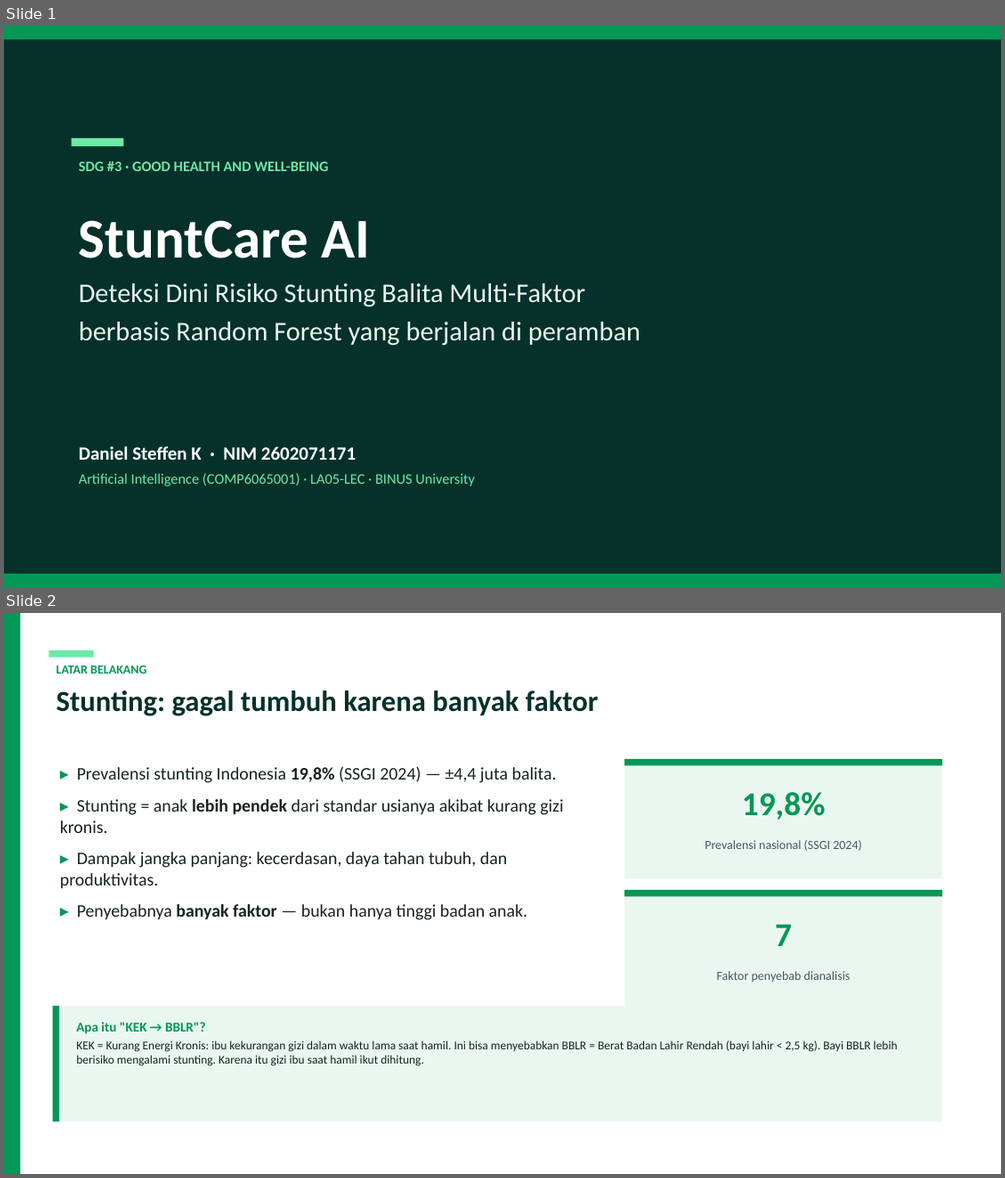
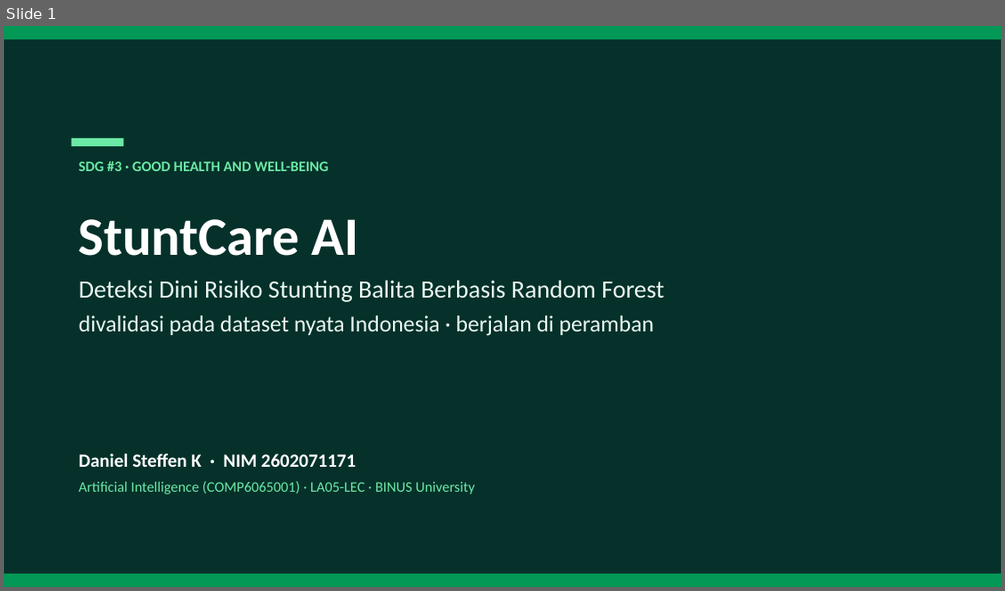
Before and after one commit to steffenkwik/machinelearning-ai, a slide deck: StuntCare_AI_Presentation.pptx. Shown one above the other, each under a label of ours: slides 1 and 2 before the commit, slide 1 after it. The pictures are 1005x1178 and 1005x591 pixels, drawn with LibreOffice and Linux fonts; fonts in the diff are those of the drawing. Boxes give left, top, right and bottom in pixels: in the first picture for what was removed or moved away, otherwise in the second. Text is boxed around its words. In the diff, an @@ line names an element or a change of style, - is before the commit and + after.

```diff
--- a/StuntCare_AI_Presentation.pptx
+++ b/StuntCare_AI_Presentation.pptx
@@ slide 2 removed at bbox=[4, 613, 1001, 1174], background #FFFFFF @@
@@ rectangle removed at bbox=[4, 613, 20, 1174] @@
@@ rectangle removed at bbox=[48, 650, 94, 657] @@
@@ text removed at bbox=[57, 665, 146, 674] @@
-LATAR BELAKANG
@@ text removed at bbox=[57, 690, 599, 716] @@
-Stunting: gagal tumbuh karena banyak faktor
@@ text removed at bbox=[60, 766, 563, 920] @@
-▸ Prevalensi stunting Indonesia 19,8% (SSGI 2024) — ±4,4 juta balita.
-▸ Stunting = anak lebih pendek dari standar usianya akibat kurang gizi kronis.
-▸ Dampak jangka panjang: kecerdasan, daya tahan tubuh, dan produktivitas.
-▸ Penyebabnya banyak faktor — bukan hanya tinggi badan anak.
@@ rectangle removed at bbox=[624, 759, 942, 878] @@
@@ rectangle removed at bbox=[624, 759, 942, 765] @@
@@ text removed at bbox=[742, 792, 825, 819] @@
-19,8%
@@ text removed at bbox=[704, 840, 862, 851] @@
-Prevalensi nasional (SSGI 2024)
@@ rectangle removed at bbox=[624, 890, 942, 1009] @@
@@ rectangle removed at bbox=[624, 890, 942, 896] @@
@@ text removed at bbox=[775, 924, 792, 946] @@
-7
@@ text removed at bbox=[717, 971, 850, 981] @@
-Faktor penyebab dianalisis
@@ rectangle removed at bbox=[53, 1005, 942, 1121] @@
@@ rectangle removed at bbox=[53, 1005, 59, 1121] @@
@@ text removed at bbox=[76, 1022, 898, 1066] @@
-Apa itu "KEK → BBLR"?
-KEK = Kurang Energi Kronis: ibu kekurangan gizi dalam waktu lama saat hamil. Ini bisa menyebabkan BBLR = Berat Badan Lahir Rendah (bayi lahir < 2,5 kg). Bayi BBLR lebih berisiko mengalami stunting. Karena itu gizi ibu saat hamil ikut dihitung.
@@ slide 1 changed as well @@
@@ text at bbox=[79, 219, 359, 256]: size 54 to 52 pt in "StuntCare AI" @@
@@ text at bbox=[79, 280, 664, 336]: text changed; size 26 to 22 pt @@
-Deteksi Dini Risiko Stunting Balita Multi-Faktor
-berbasis Random Forest yang berjalan di peramban
+Deteksi Dini Risiko Stunting Balita Berbasis Random Forest
+divalidasi pada dataset nyata Indonesia · berjalan di peramban
@@ text "Daniel Steffen K · NIM ...": place and size @@
-text "Daniel Steffen K · NIM ..." at bbox=[79, 446, 475, 486]
+text "Daniel Steffen K · NIM ..." at bbox=[79, 453, 475, 494]
```
Also in this commit, not shown: 6 other slides changed, 10 slides added, 6 other slides removed, 32 other files.
